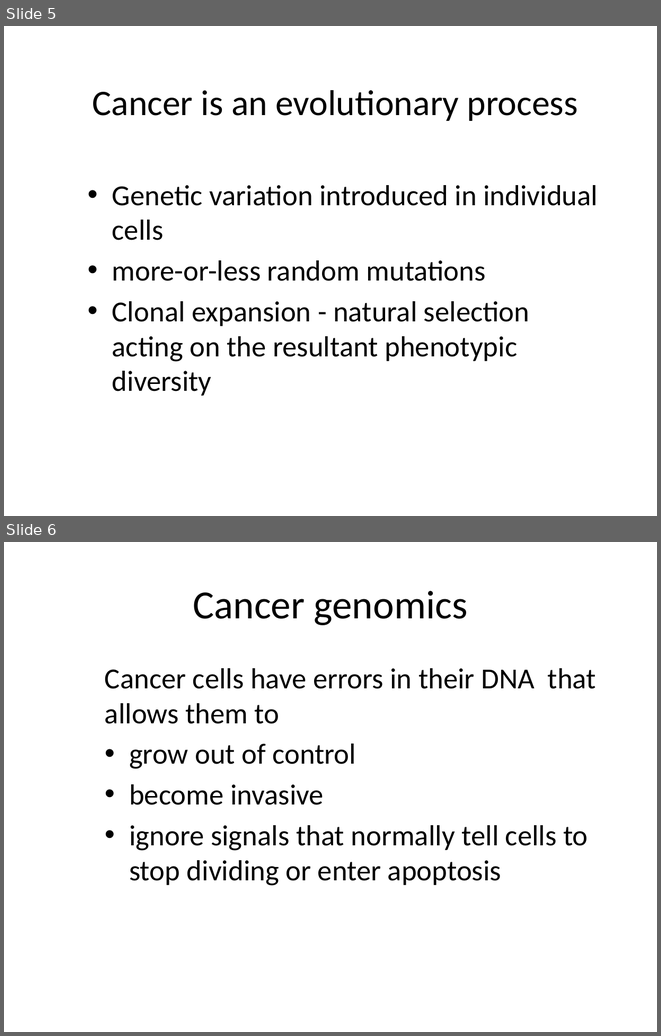
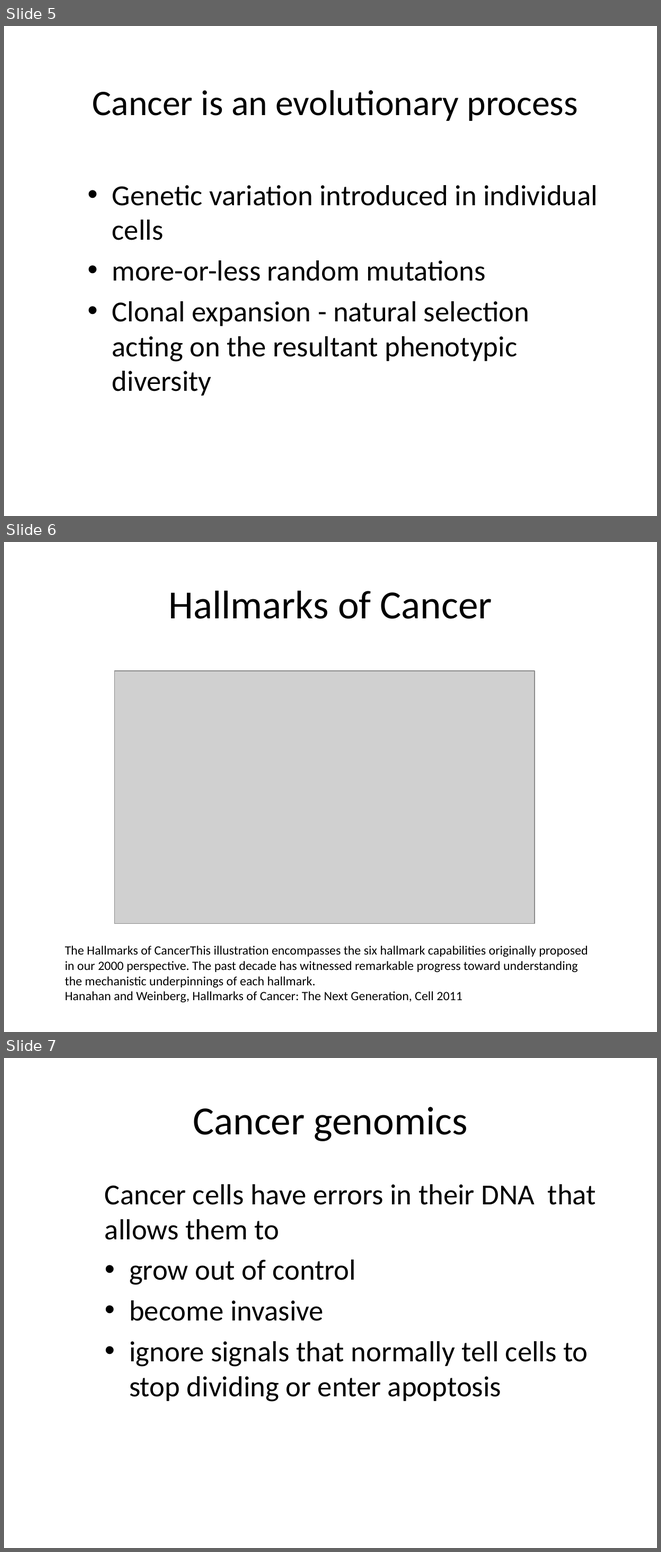
Before and after one commit to viklund/courses, a slide deck: cancergenomics/1610/slides/cancer_genomics.pptx. Shown one above the other, each under a label of ours: slides 5 and 6 before the commit, slides 5, 6 and 7 after it. The pictures are 661x1036 and 661x1552 pixels, drawn with LibreOffice and Linux fonts; fonts in the diff are those of the drawing; grey boxes stand for pictures. Boxes give left, top, right and bottom in pixels: in the first picture for what was removed or moved away, otherwise in the second. Text is boxed around its words. In the diff, an @@ line names an element or a change of style, - is before the commit and + after.

```diff
--- a/cancergenomics/1610/slides/cancer_genomics.pptx
+++ b/cancergenomics/1610/slides/cancer_genomics.pptx
@@ slide 6 added at (x1=4, y1=542, x2=657, y2=1032), background #FFFFFF @@
@@ title added at (x1=168, y1=590, x2=492, y2=619), 44 pt, text #000000 @@
+Hallmarks of Cancer
@@ picture added at (x1=114, y1=671, x2=534, y2=923) @@
@@ text added at (x1=65, y1=945, x2=588, y2=1002), 14 pt, text #000000 @@
+The Hallmarks of CancerThis illustration encompasses the six hallmark capabilities originally proposed in our 2000 perspective. The past decade has witnessed remarkable progress toward understanding the mechanistic underpinnings of each hallmark.
+Hanahan and Weinberg, Hallmarks of Cancer: The Next Generation, Cell 2011
@@ what was slide 6 is now slide 7 @@
```
Also in this commit, not shown: 2 slides changed, 3 other files.
